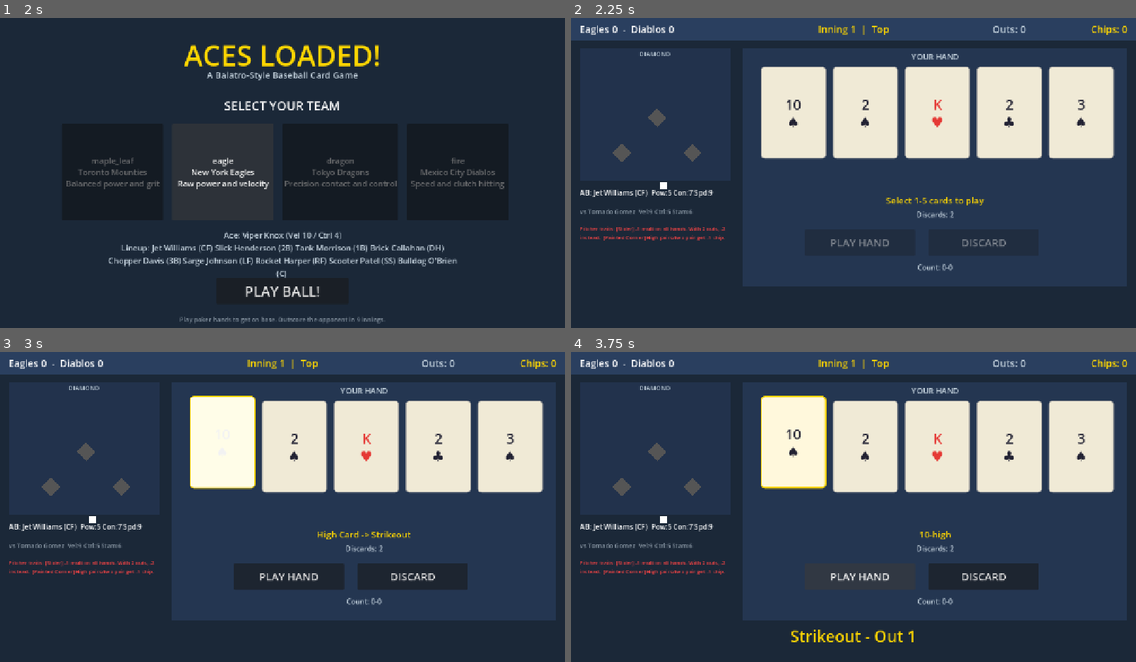
Above: before the commit, frames 1-4 (two rows, left to right).
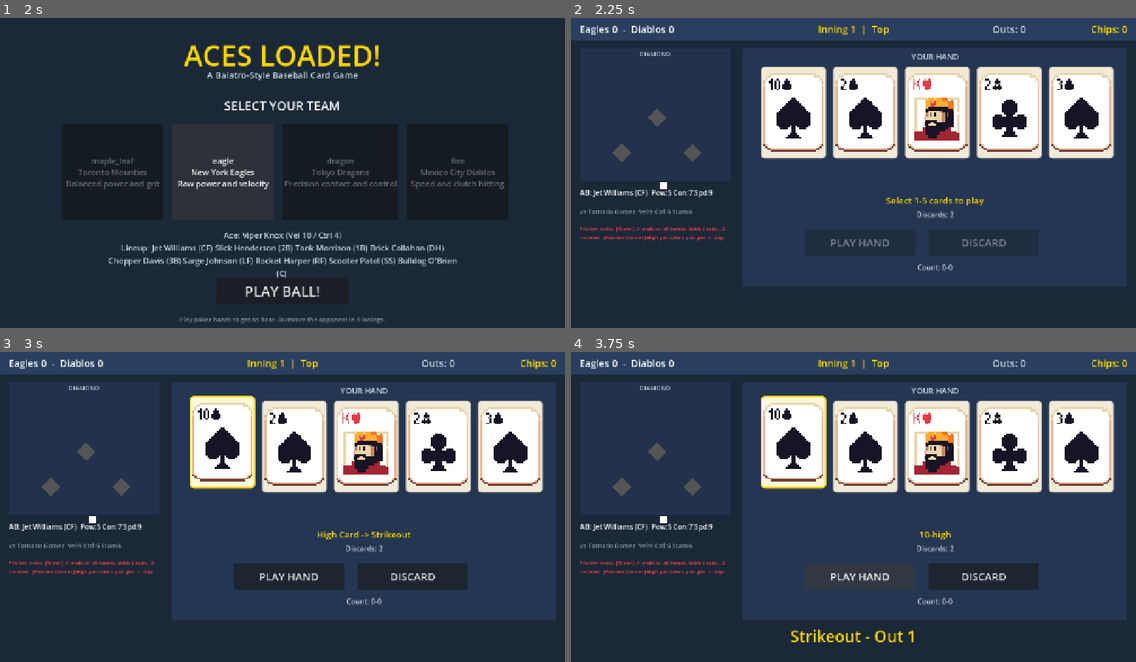
Above: after the commit, the same moments.

Repository: jakenbear/diamond-joker
Game: Godot game, scene res://scenes/title_scene.tscn
The game is run twice, just before and just after one commit, with the same random seed, the same clock (stepped at 60 frames per second) and the same inputs.
Inputs (mouse positions are in pixels of both pictures, inside the frame that each line leads up to):
- Up to frame 1 (2 s): click "eagle New York Eagles Raw pow…" at 0.5 s; click "eagle New York Eagles Raw pow…" at 1.25 s
- Up to frame 2 (2.25 s): click "PLAY BALL!" at 2 s
- Up to frame 3 (3 s): click (220, 448) at 2.75 s, where only the run before the commit has a clickable "10 ♠"
- Up to frame 4 (3.75 s): click "PLAY HAND" at 3.5 s

Frame 1 is identical in both runs. In frame 2, 13% of the frame differs, in the area x 34-96%, y 17-44%; in frame 3, 11%; in frame 4, 13%, in the area x 34-96%, y 16-44%.

Commit message:
Add card art to Godot and wire into GameScene
Copied 61 card PNGs from Phaser assets into godot/assets/cards/.
GameScene now displays actual card images (TextureRect with pixel-art
filtering) instead of text buttons. Cards scale from 32x42 to fill
the slot with TEXTURE_FILTER_NEAREST for crisp pixel art.

Co-Authored-By: Claude Opus 4.6 <noreply@anthropic.com>

Diff:
--- a/godot/scenes/game_scene.gd
+++ b/godot/scenes/game_scene.gd
@@ -11,6 +11,11 @@
 const SUIT_SYMBOLS := {"H": "♥", "D": "♦", "C": "♣", "S": "♠"}
 const SUIT_COLORS := {"H": Color("#e53935"), "D": Color("#e53935"), "C": Color("#222233"), "S": Color("#222233")}
 const RANK_DISPLAY := {2:"2", 3:"3", 4:"4", 5:"5", 6:"6", 7:"7", 8:"8", 9:"9", 10:"10", 11:"J", 12:"Q", 13:"K", 14:"A"}
+
+# Card image file mapping: suit letter + rank string
+const SUIT_FILE := {"H": "h", "D": "d", "C": "c", "S": "s"}
+const RANK_FILE := {2:"2", 3:"3", 4:"4", 5:"5", 6:"6", 7:"7", 8:"8", 9:"9", 10:"10", 11:"j", 12:"q", 13:"k", 14:"a"}
+const CARD_SCALE := Vector2(4.0, 4.0)  # 32x42 -> 128x168
 
 # Node references from the .tscn (% finds unique-named nodes)
 @onready var score_label: Label = %ScoreLabel
@@ -32,8 +37,9 @@
 var base_indicators: Array[ColorRect] = []
 var runner_labels: Array[Label] = []
 
-# Card buttons (created dynamically in the CardContainer)
-var card_buttons: Array[Button] = []
+# Card slots (each is a Panel with a TextureRect + click handling)
+var card_panels: Array[Panel] = []
+var card_textures: Array[TextureRect] = []
 var selected_indices: Array[int] = []
 var strike_count: int = 0
 
@@ -47,11 +53,12 @@
 	play_button.pressed.connect(_on_play_pressed)
 	discard_button.pressed.connect(_on_discard_pressed)
 
-	# Create 5 card buttons dynamically in the container
+	# Create 5 card slots with image support
 	for i in 5:
-		var btn := _create_card_button(i)
-		card_container.add_child(btn)
-		card_buttons.append(btn)
+		var slot := _create_card_slot(i)
+		card_container.add_child(slot["panel"])
+		card_panels.append(slot["panel"])
+		card_textures.append(slot["texture"])
 
 	# Show pitcher traits
 	var traits_text := ""
@@ -64,36 +71,56 @@
 	_new_at_bat()
 
 
-# ── Card button factory ───────────────────────────────────
-
-func _create_card_button(index: int) -> Button:
-	var btn := Button.new()
-	btn.custom_minimum_size = Vector2(145, 210)
-	btn.size_flags_horizontal = Control.SIZE_EXPAND_FILL
-	btn.add_theme_font_size_override("font_size", 32)
-
-	# Cream background so card text is always readable
-	var bg_style := StyleBoxFlat.new()
-	bg_style.bg_color = Color("#f0ead6")
-	bg_style.set_corner_radius_all(8)
-	bg_style.border_width_left = 2
-	bg_style.border_width_right = 2
-	bg_style.border_width_top = 2
-	bg_style.border_width_bottom = 2
-	bg_style.border_color = Color("#999999")
-	btn.add_theme_stylebox_override("normal", bg_style)
-
-	var hover_style := bg_style.duplicate()
-	hover_style.bg_color = Color("#fffde8")
-	hover_style.border_color = Color("#ffd700")
-	btn.add_theme_stylebox_override("hover", hover_style)
-
-	var press_style := bg_style.duplicate()
-	press_style.bg_color = Color("#e8e0c0")
-	btn.add_theme_stylebox_override("pressed", press_style)
-
-	btn.pressed.connect(_on_card_toggled.bind(index))
-	return btn
+# ── Card slot factory ─────────────────────────────────────
+
+func _create_card_slot(index: int) -> Dictionary:
+	# Panel acts as clickable card container
+	var panel := Panel.new()
+	panel.custom_minimum_size = Vector2(140, 190)
+	panel.size_flags_horizontal = Control.SIZE_EXPAND_FILL
+	panel.mouse_filter = Control.MOUSE_FILTER_STOP
+
+	# Default style
+	var style := StyleBoxFlat.new()
+	style.bg_color = Color("#f0ead6")
+	style.set_corner_radius_all(8)
+	style.border_width_left = 2
+	style.border_width_right = 2
+	style.border_width_top = 2
+	style.border_width_bottom = 2
+	style.border_color = Color("#999999")
+	panel.add_theme_stylebox_override("panel", style)
+
+	# Card image centered in panel
+	var tex_rect := TextureRect.new()
+	tex_rect.stretch_mode = TextureRect.STRETCH_KEEP_ASPECT_CENTERED
+	tex_rect.texture_filter = CanvasItem.TEXTURE_FILTER_NEAREST  # pixel art stays crisp
+	tex_rect.set_anchors_preset(Control.PRESET_FULL_RECT)
+	tex_rect.offset_left = 6
+	tex_rect.offset_top = 6
+	tex_rect.offset_right = -6
+	tex_rect.offset_bottom = -6
+	tex_rect.mouse_filter = Control.MOUSE_FILTER_IGNORE
+	panel.add_child(tex_rect)
+
+	# Click handling
+	panel.gui_input.connect(_on_card_input.bind(index))
+
+	return {"panel": panel, "texture": tex_rect}
+
+
+func _on_card_input(event: InputEvent, index: int) -> void:
+	if event is InputEventMouseButton and event.pressed and event.button_index == MOUSE_BUTTON_LEFT:
+		_on_card_toggled(index)
+
+
+func _get_card_texture(card: Dictionary) -> Texture2D:
+	var suit_char: String = SUIT_FILE.get(card["suit"], "h")
+	var rank_char: String = RANK_FILE.get(card["rank"], "2")
+	var path := "res://assets/cards/%s%s.png" % [suit_char, rank_char]
+	if ResourceLoader.exists(path):
+		return load(path)
+	return null
 
 
 # ── Game Logic ────────────────────────────────────────────
@@ -162,18 +189,19 @@
 			base_indicators[i].color = GameManager.COLORS["base_empty"]
 			runner_labels[i].text = ""
 
-	# Cards
+	# Cards — load card art images
 	var hand: Array = GameManager.card_engine.hand
-	for i in card_buttons.size():
+	for i in card_panels.size():
 		if i < hand.size():
 			var card: Dictionary = hand[i]
-			var rank_str: String = RANK_DISPLAY.get(card["rank"], "?")
-			var suit_str: String = SUIT_SYMBOLS.get(card["suit"], "?")
-			card_buttons[i].text = "%s\n%s" % [rank_str, suit_str]
-			card_buttons[i].visible = true
-
-			var suit_color: Color = SUIT_COLORS.get(card["suit"], Color.BLACK)
-			card_buttons[i].add_theme_color_override("font_color", suit_color)
+			card_panels[i].visible = true
+
+			# Load card image
+			var tex: Texture2D = _get_card_texture(card)
+			if tex:
+				card_textures[i].texture = tex
+			else:
+				card_textures[i].texture = null
 
 			# Selection highlight — gold border + raised look
 			if i in selected_indices:
@@ -185,8 +213,8 @@
 				sel_style.border_width_top = 3
 				sel_style.border_width_bottom = 3
 				sel_style.border_color = Color("#ffd700")
-				card_buttons[i].add_theme_stylebox_override("normal", sel_style)
-				card_buttons[i].position.y = -10
+				card_panels[i].add_theme_stylebox_override("panel", sel_style)
+				card_panels[i].position.y = -10
 			else:
 				var def_style := StyleBoxFlat.new()
 				def_style.bg_color = Color("#f0ead6")
@@ -196,10 +224,10 @@
 				def_style.border_width_top = 2
 				def_style.border_width_bottom = 2
 				def_style.border_color = Color("#999999")
-				card_buttons[i].add_theme_stylebox_override("normal", def_style)
-				card_buttons[i].position.y = 0
+				card_panels[i].add_theme_stylebox_override("panel", def_style)
+				card_panels[i].position.y = 0
 		else:
-			card_buttons[i].visible = false
+			card_panels[i].visible = false
 
 	# Discard counter
 	discard_count_label.text = "Discards: %d" % GameManager.card_engine.discards_remaining
Binary file added: godot/assets/cards/back1.png
Binary file added: godot/assets/cards/back2.png
Binary file added: godot/assets/cards/c10.png
Binary file added: godot/assets/cards/c2.png
Binary file added: godot/assets/cards/c3.png
Binary file added: godot/assets/cards/c4.png
Binary file added: godot/assets/cards/c5.png
Binary file added: godot/assets/cards/c6.png
Binary file added: godot/assets/cards/c7.png
Binary file added: godot/assets/cards/c8.png
Binary file added: godot/assets/cards/c9.png
Binary file added: godot/assets/cards/ca.png
(and 49 more such lines)
